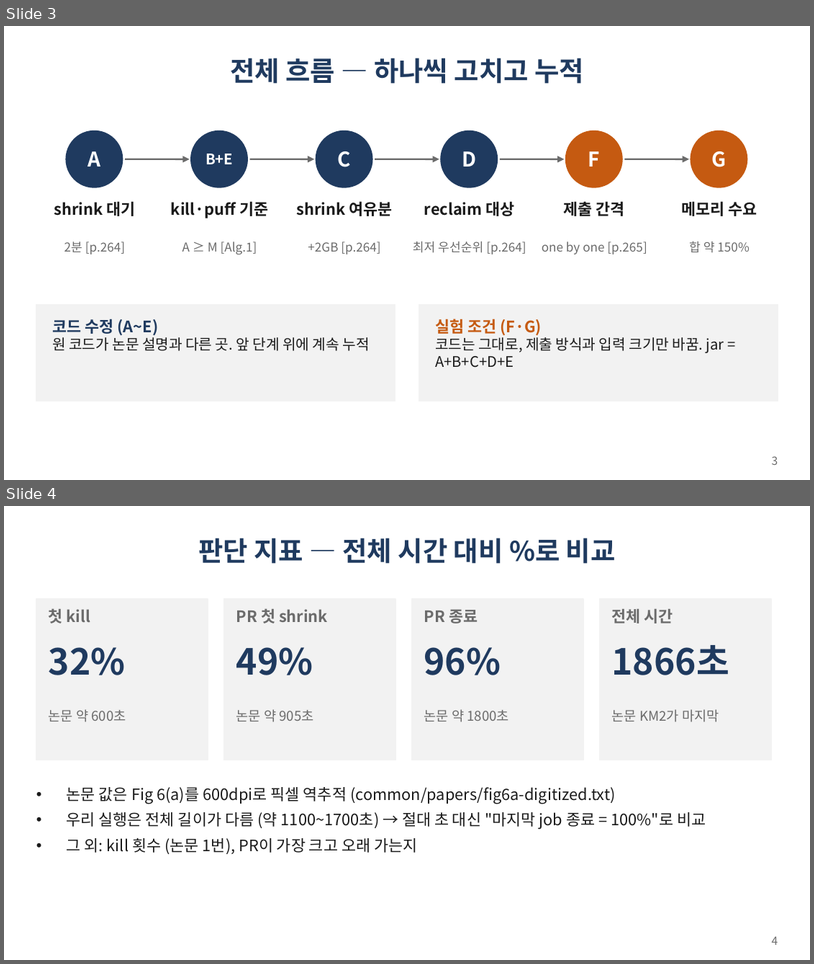
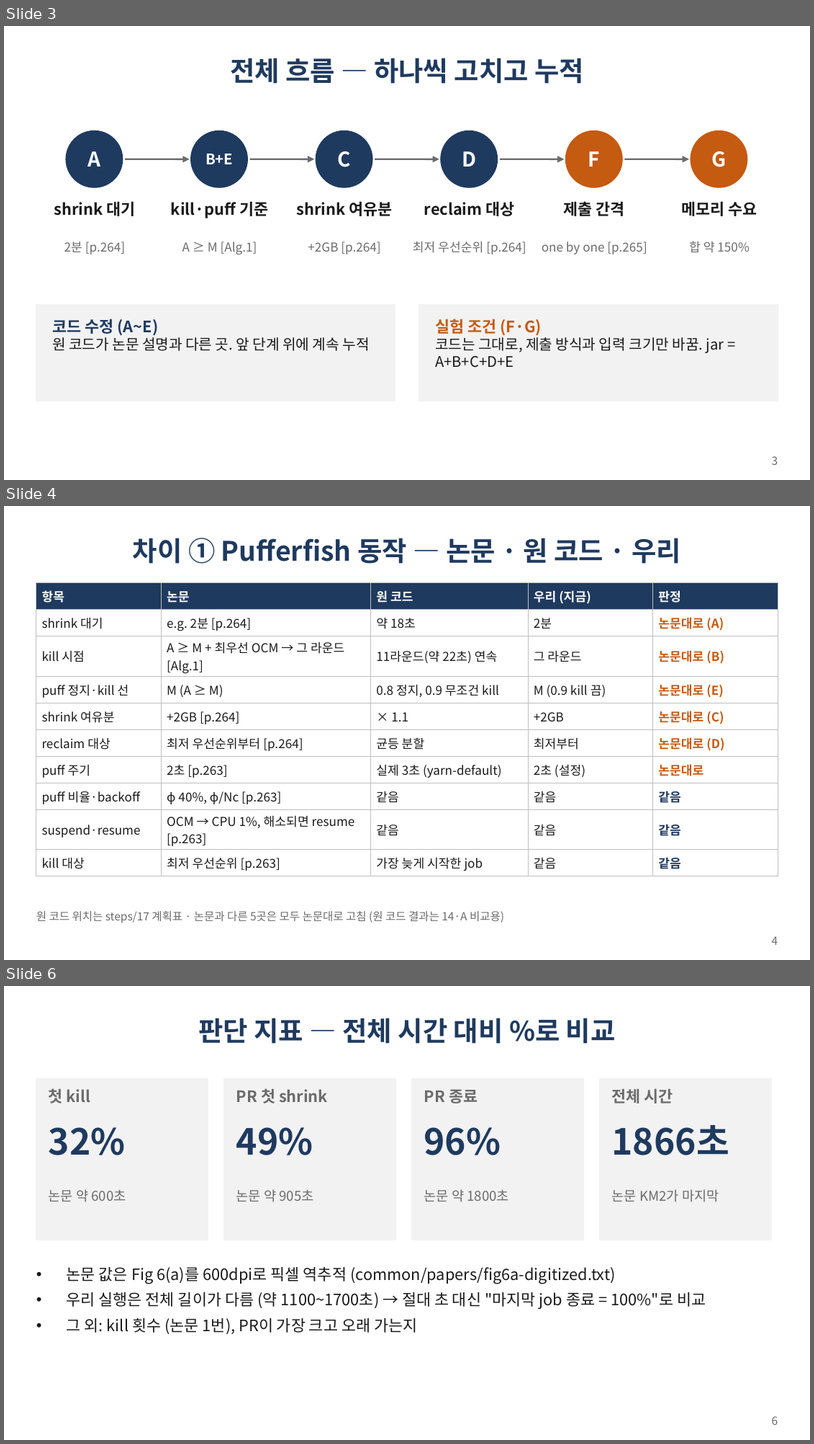
Before and after one commit to gihyeon23/pufferfish-memory-lab, a slide deck: common/lab-meetings/2026-11-20/fig6a-paper-aligned.pptx. Shown one above the other, each under a label of ours: slides 3 and 4 before the commit, slides 3, 4 and 6 after it; the slides between them are not shown. The pictures are 814x964 and 814x1444 pixels, drawn with LibreOffice and Linux fonts; fonts in the diff are those of the drawing. Boxes give left, top, right and bottom in pixels: in the first picture for what was removed or moved away, otherwise in the second. Text is boxed around its words. In the diff, an @@ line names an element or a change of style, - is before the commit and + after.

```diff
--- a/common/lab-meetings/2026-11-20/fig6a-paper-aligned.pptx
+++ b/common/lab-meetings/2026-11-20/fig6a-paper-aligned.pptx
@@ slide 4 added at [4,506,810,960], background #FFFFFF @@
@@ title added at [133,538,682,564], 24 pt, text #1F3A5F, bold @@
+차이 ① Pufferfish 동작 — 논문 · 원 코드 · 우리
@@ table added at [36,582,778,873], 10 rows, 5 columns @@
+항목 | 논문 | 원 코드 | 우리 (지금) | 판정
+shrink 대기 | e.g. 2분 [p.264] | 약 18초 | 2분 | 논문대로 (A)
+kill 시점 | A ≥ M + 최우선 OCM → 그 라운드 [Alg.1] | 11라운드(약 22초) 연속 | 그 라운드 | 논문대로 (B)
+puff 정지·kill 선 | M (A ≥ M) | 0.8 정지, 0.9 무조건 kill | M (0.9 kill 끔) | 논문대로 (E)
+shrink 여유분 | +2GB [p.264] | × 1.1 | +2GB | 논문대로 (C)
+reclaim 대상 | 최저 우선순위부터 [p.264] | 균등 분할 | 최저부터 | 논문대로 (D)
+puff 주기 | 2초 [p.263] | 실제 3초 (yarn-default) | 2초 (설정) | 논문대로
+puff 비율·backoff | ϕ 40%, ϕ/Nc [p.263] | 같음 | 같음 | 같음
+suspend·resume | OCM → CPU 1%, 해소되면 resume [p.263] | 같음 | 같음 | 같음
+kill 대상 | 최저 우선순위 [p.263] | 가장 늦게 시작한 job | 같음 | 같음
@@ text added at [36,911,504,923], 10 pt, text #6B6B6B @@
+원 코드 위치는 steps/17 계획표 · 논문과 다른 5곳은 모두 논문대로 고침 (원 코드 결과는 14·A 비교용)
@@ page number added at [772,936,779,944], 10 pt, text #6B6B6B @@
+4
@@ what was slide 4 is now slide 6 @@
@@ page number at [772,1416,779,1424]: text changed @@
-4
+6
```
Also in this commit, not shown: 1 slide changed, 1 other slide added, 2 other files.
